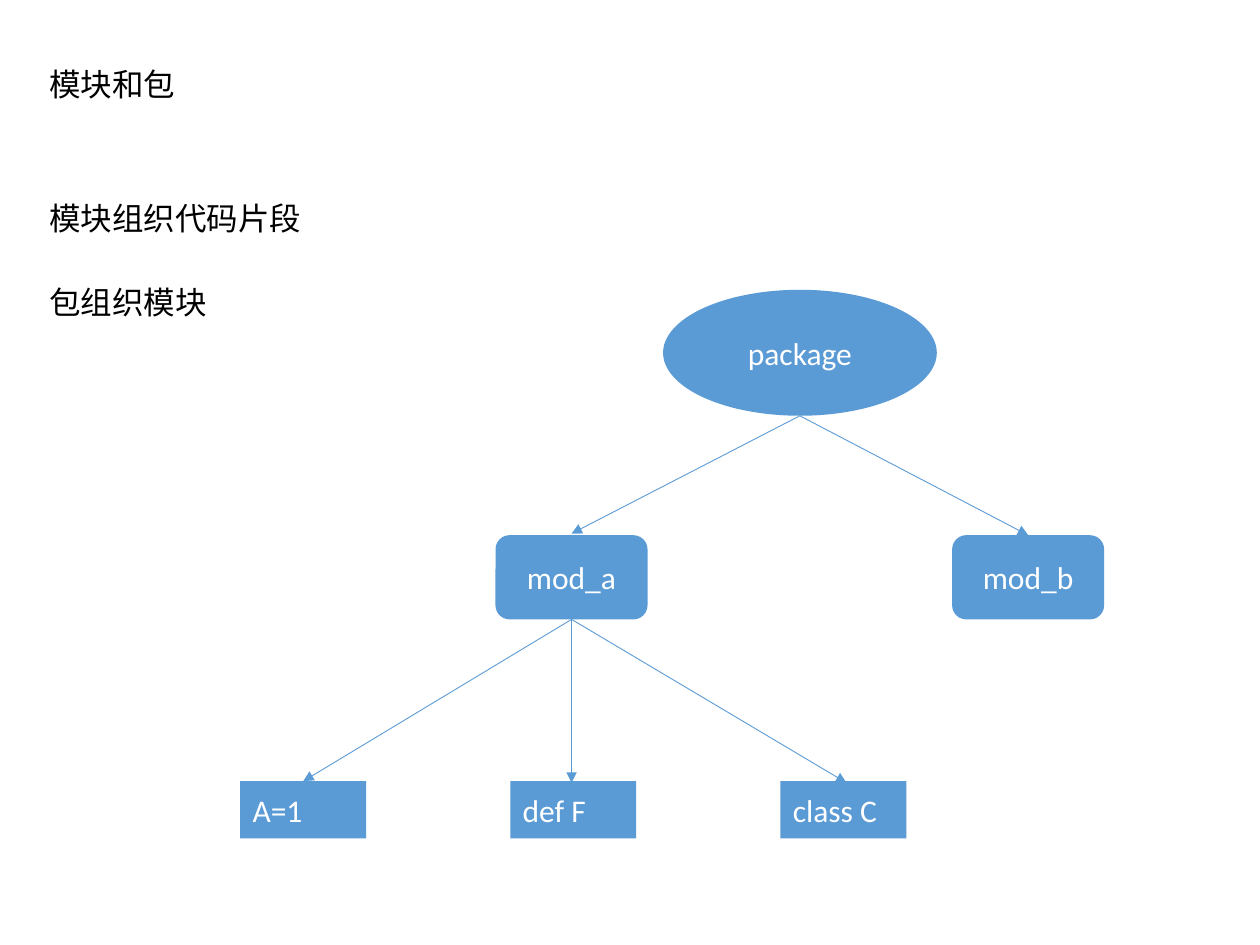
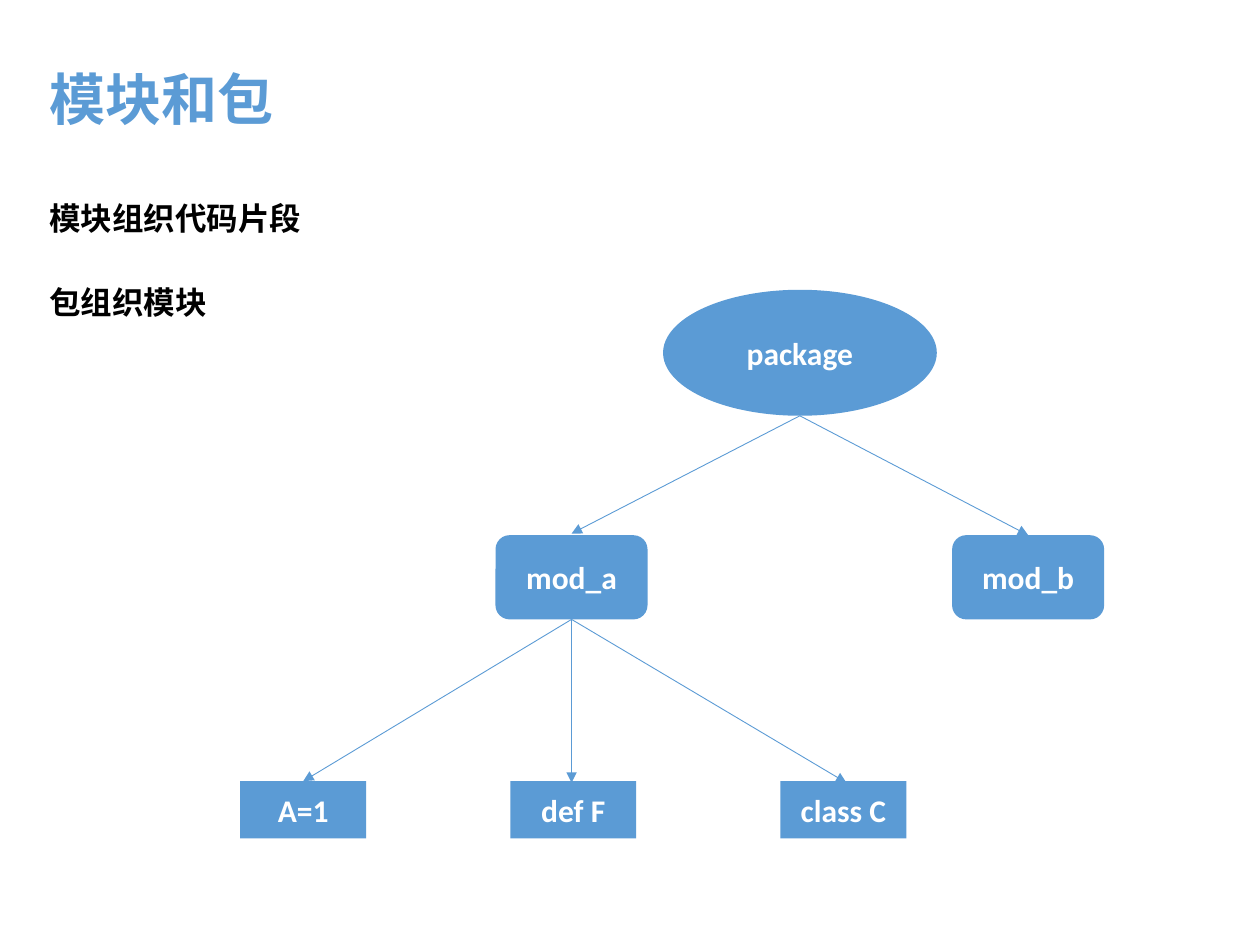
Before and after one commit to menfeng/studynote, a slide deck: slide 5 of python/source code/import/import.pptx (slide 3 before the commit). Drawn at 1260x945 pixels with LibreOffice and Linux fonts; fonts in the diff are those of the drawing. Boxes give left, top, right and bottom in pixels: in the first picture for what was removed or moved away, otherwise in the second. Text is boxed around its words. In the diff, an @@ line names an element or a change of style, - is before the commit and + after.

```diff
--- a/python/source code/import/import.pptx
+++ b/python/source code/import/import.pptx
@@ text "模块和包" at (49,72,273,125): size 18 to 32 pt, text colour #000000 to #5B9BD5, bold on @@
@@ bold on in 5 elements at (663,290,936,416), (495,536,648,620), (953,536,1105,620), (49,203,301,233), (49,287,207,317) @@
@@ bold on; alignment left to centre in 3 elements at (241,781,367,838), (510,781,636,838), (780,781,906,838) @@
```
Also in this commit, not shown: 2 other slides changed, 4 slides added, 4 other files.
